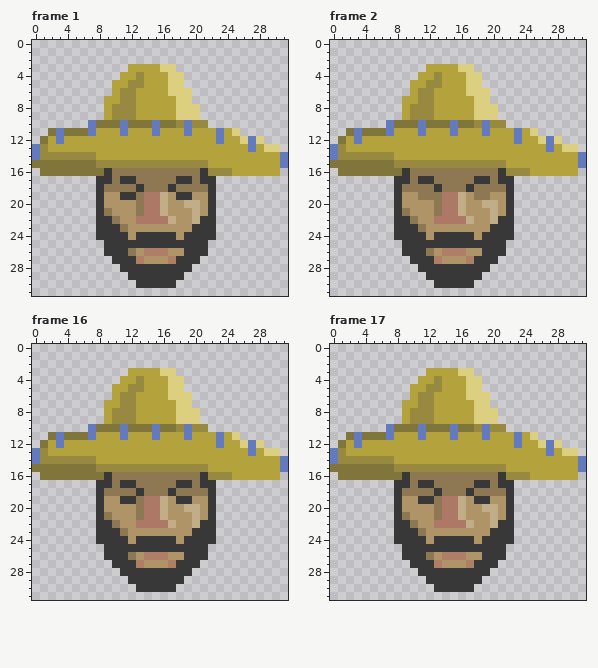
Two versions of one animated GIF sprite, public/assets/sheriff.avatar.gif. Above, as it was before the edit.
The file is 32x32 pixels, 36 frames. Shown: frame 1, frame 2, frame 16, frame 17. The commit also changed other frames, which this record leaves out.
The same view after the edit:
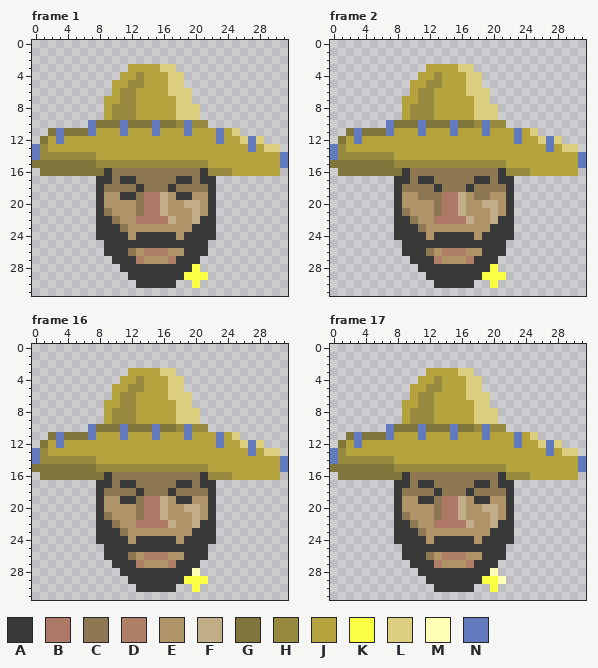
Palette (. is transparent): A #383838  B #ae7867  C #8e7854  D #ae7e67  E #ae9467  F #c2ad89  G #80753a  H #978a40  J #b4a23c  K #faff44  L #ddcf80  M #fdffb4  N #647abf
Difference:
--- frame 1
@@ x 17..23 @@
 27 DAAA...
-28 AAA....
-29 AA.....
-30 A......
+28 AAAK...
+29 AAKKK..
+30 A..K...
 31 .......
--- frame 2: the same change as frame 1
--- frame 16
@@ x 17..23 @@
 27 DAAA...
-28 AAA....
-29 AA.....
-30 A......
+28 AAAM...
+29 AAKKK..
+30 A..K...
 31 .......
--- frame 17
@@ x 17..23 @@
 27 DAAA...
-28 AAA....
-29 AA.....
-30 A......
+28 AAAM...
+29 AAKKM..
+30 A..K...
 31 .......
Boxes around the changes in both pictures, in picture pixels (x1, y1, x2, y2):
added: (184, 264, 208, 288)
added: (482, 264, 506, 288)
added: (184, 568, 208, 592)
added: (482, 568, 506, 592)
